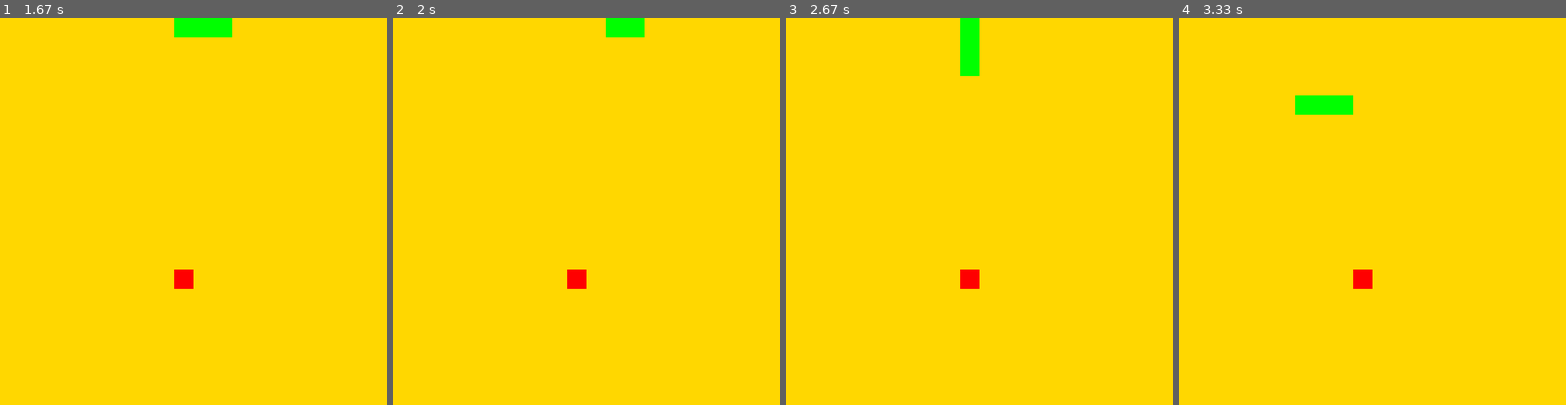
Above: before the commit, frames 1-4 (left to right).
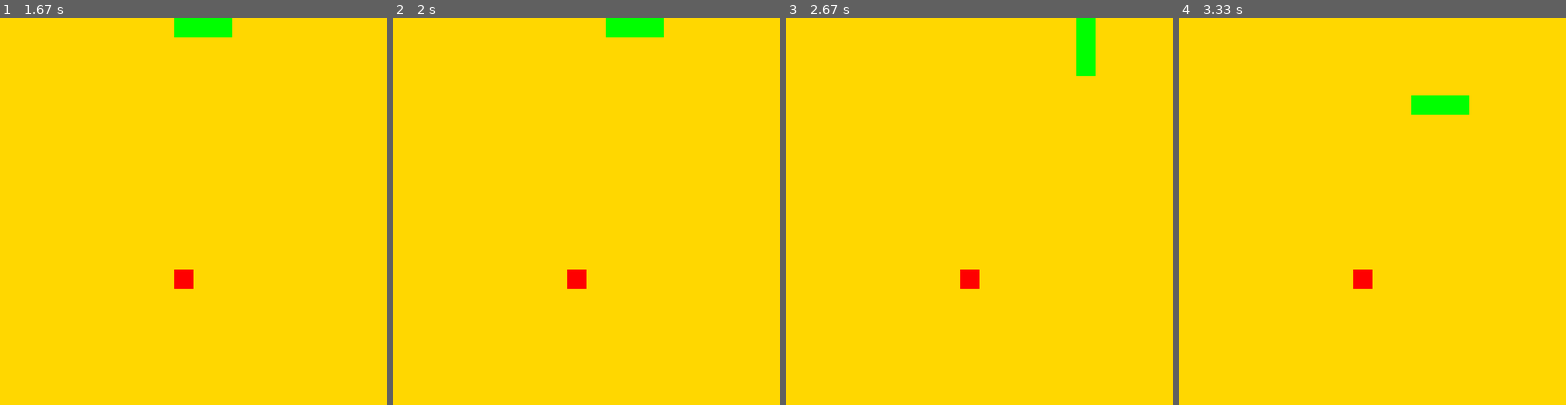
Above: after the commit, the same moments.

Repository: Reggie-Yang/P001-pygame-Snake
Game: pygame game, started from main.py
Same seed, same stepped clock (60 frames per second), same inputs: the game is played once before the commit and once after it.
Inputs:
- Up to frame 1 (1.67 s): hold Right 0.33-0.8 s
- Up to frame 2 (2 s): hold Left from 1.83 s (still down)
- Up to frame 3 (2.67 s): release Left at 2.37 s; hold Down from 2.4 s (still down)
- Up to frame 4 (3.33 s): release Down at 2.87 s; hold Left 2.9-3.3 s

Frame 1 is identical in both runs. In frame 2, 0.2% of the frame differs, in the area x 65-70%, y 0-5%; in frame 3, 1.5%, in the area x 45-80%, y 0-15%; in frame 4, 1.5%.

Commit message:
all logic

Diff:
--- a/main.py
+++ b/main.py
@@ -40,6 +40,17 @@
         if self.snake.body[0] == self.fruit.pos:
             self.snake.body.append(self.snake.body[-1])
             self.fruit = FRUIT()
+        if self.snake.body[0] == self.snake.body[1]:
+            print("You lose")
+            sys.exit()
+        if self.snake.body[0].x < 0 or self.snake.body[0].x > cell_number-1 or self.snake.body[0].y < 0 or self.snake.body[0].y > cell_number-1:
+            print("You lose")
+            sys.exit()
+        for i in range(1, len(self.snake.body)):
+            if self.snake.body[0] == self.snake.body[i]:
+                print("You lose")
+                sys.exit()
+
     def draw(self):
         self.snake.draw_snake()
         self.fruit.draw_fruit()
@@ -65,13 +76,17 @@
             main_game.update()
         if event.type == pygame.KEYDOWN:
             if event.key == pygame.K_UP:
-                main_game.snake.direction = Vector2(0, -1)
+                if main_game.snake.direction != Vector2(0, 1):
+                    main_game.snake.direction = Vector2(0, -1)
             if event.key == pygame.K_DOWN:
-                main_game.snake.direction = Vector2(0, 1)
+                if main_game.snake.direction != Vector2(0, -1):
+                    main_game.snake.direction = Vector2(0, 1)
             if event.key == pygame.K_LEFT:
-                main_game.snake.direction = Vector2(-1, 0)
+                if main_game.snake.direction != Vector2(1, 0):
+                    main_game.snake.direction = Vector2(-1, 0)
             if event.key == pygame.K_RIGHT:
-                main_game.snake.direction = Vector2(1, 0)
+                if main_game.snake.direction != Vector2(-1, 0):
+                    main_game.snake.direction = Vector2(1, 0)
 
     screen.fill(pygame.Color('gold'))
     #pygame.draw.rect(screen, pygame.Color('red'), test_rect)
